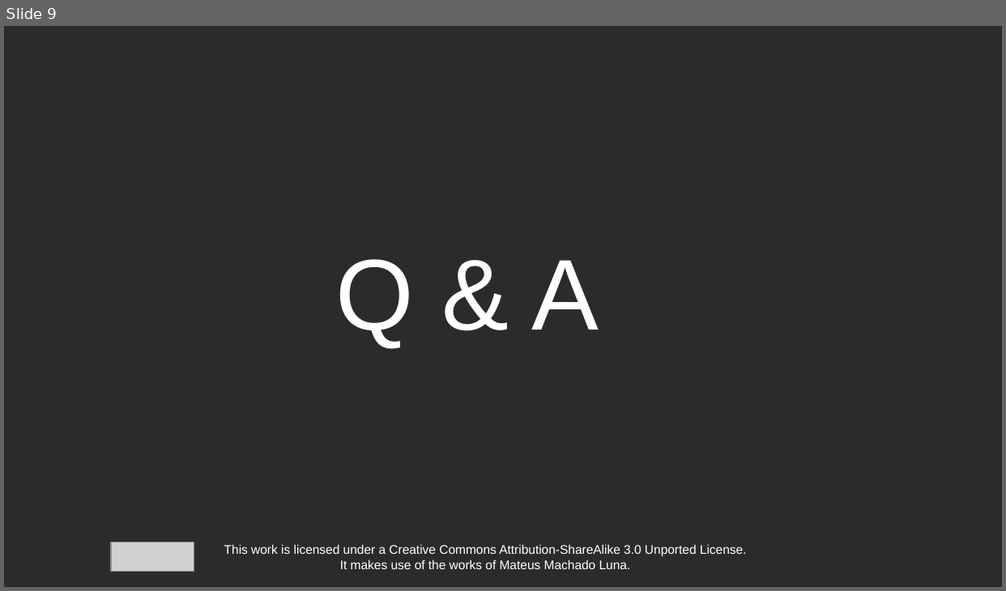
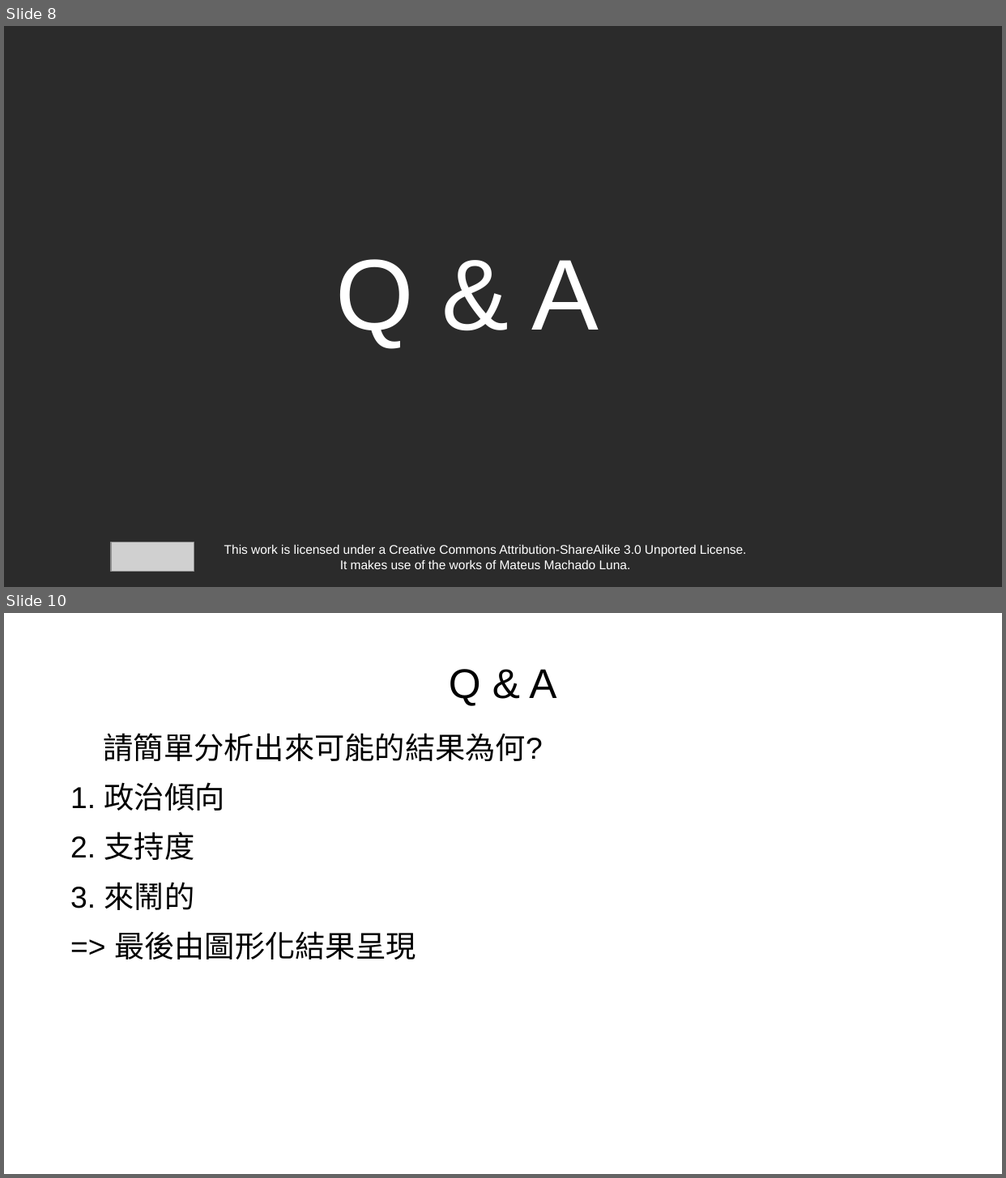
Before and after one commit to PeterWolf-tw/NTNU_TextProcessing_2020, a slide deck: week14/Week14_SedNeoCat.odp. Shown one above the other, each under a label of ours: slide 9 before the commit, slides 8 and 10 after it; the slides between them are not shown. The pictures are 1006x591 and 1006x1178 pixels, drawn with LibreOffice and Linux fonts; fonts in the diff are those of the drawing; grey boxes stand for pictures; background and template pictures are left out; a plain dark background stands for a picture behind light text. Boxes give left, top, right and bottom in pixels: in the first picture for what was removed or moved away, otherwise in the second. Text is boxed around its words. In the diff, an @@ line names an element or a change of style, - is before the commit and + after.

```diff
--- a/week14/Week14_SedNeoCat.odp
+++ b/week14/Week14_SedNeoCat.odp
@@ slide 10 added at <box>4,613,1002,1174</box>, background picture (left out) @@
@@ title added at <box>449,669,556,706</box>, 33 pt, text #000000 @@
+Q & A
@@ text added at <box>70,733,543,960</box>, 24 pt, text #000000 @@
+● 請簡單分析出來可能的結果為何?
+1. 政治傾向
+2. 支持度
+3. 來鬧的
+=> 最後由圖形化結果呈現
@@ what was slide 9 is now slide 8 @@
```
Also in this commit, not shown: 7 slides changed, 6 other slides added, 1 slide removed.
